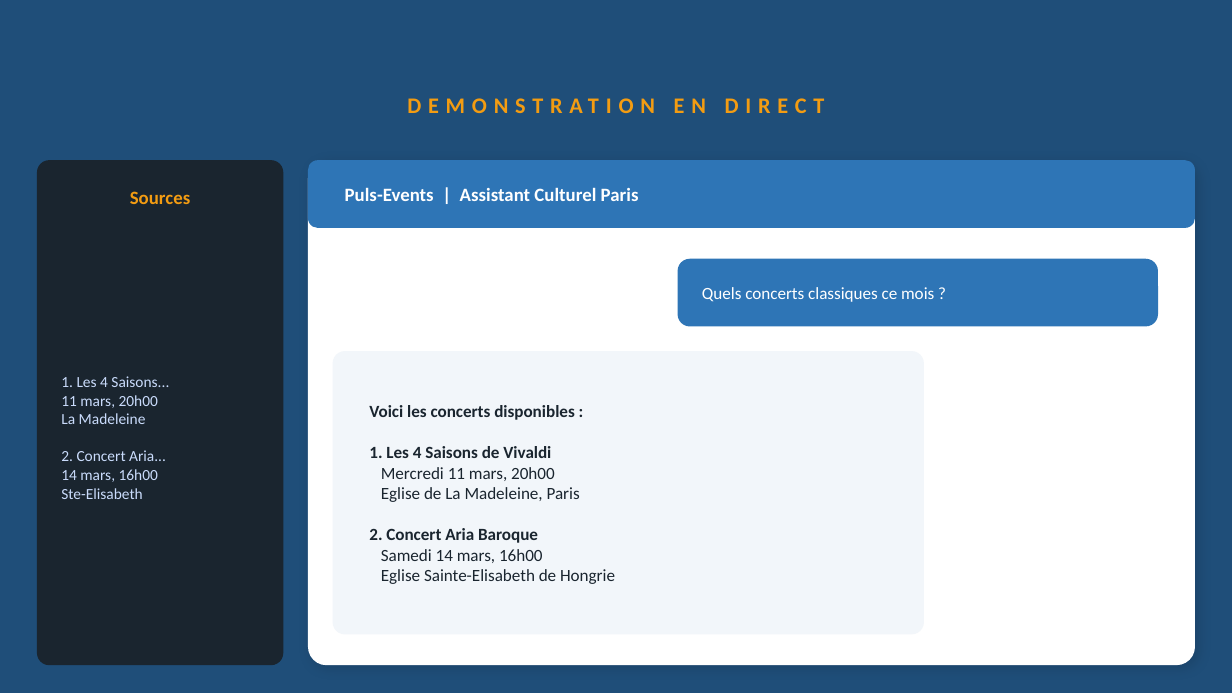
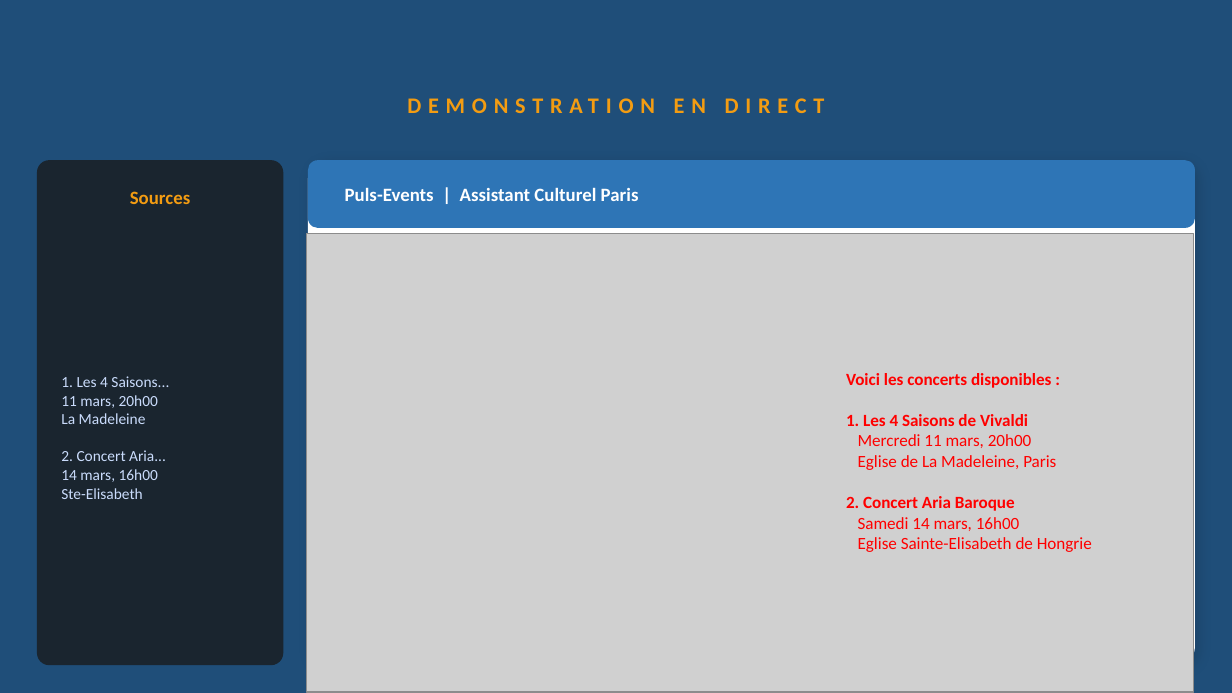
Before and after one commit to hhdonglo/project_11, a slide deck: slide 10 of presentation_puls_events_FR.pptx. Drawn at 1232x693 pixels with LibreOffice and Linux fonts; fonts in the diff are those of the drawing; grey boxes stand for pictures. Boxes give left, top, right and bottom in pixels: in the first picture for what was removed or moved away, otherwise in the second. Text is boxed around its words. In the diff, an @@ line names an element or a change of style, - is before the commit and + after.

```diff
--- a/presentation_puls_events_FR.pptx
+++ b/presentation_puls_events_FR.pptx
@@ picture added at [307,233,1194,692] @@
@@ rounded rectangle removed at [678,259,1158,326] @@
@@ text removed at [702,287,934,302] @@
-Quels concerts classiques ce mois ?
@@ rounded rectangle removed at [333,351,924,634] @@
@@ text "Voici les concerts disponibles :": place and size @@
-text "Voici les concerts disponibles :" at [369,405,615,584]
+text "Voici les concerts disponibles :" at [846,373,1092,552]
@@ text "Voici les concerts disponibles :" at [846,373,1092,552]: text colour #1A252F to #FF0000 @@
```
Also in this commit, not shown: 8 other slides changed, 7 other files.
